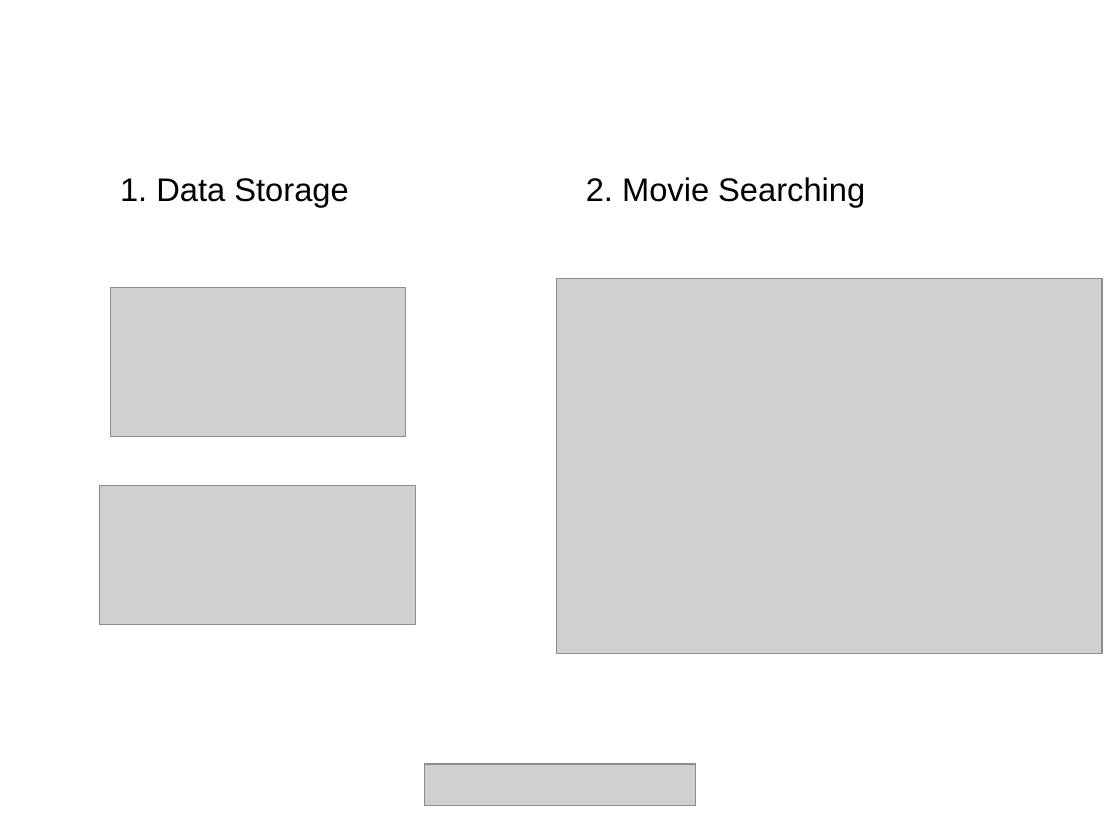
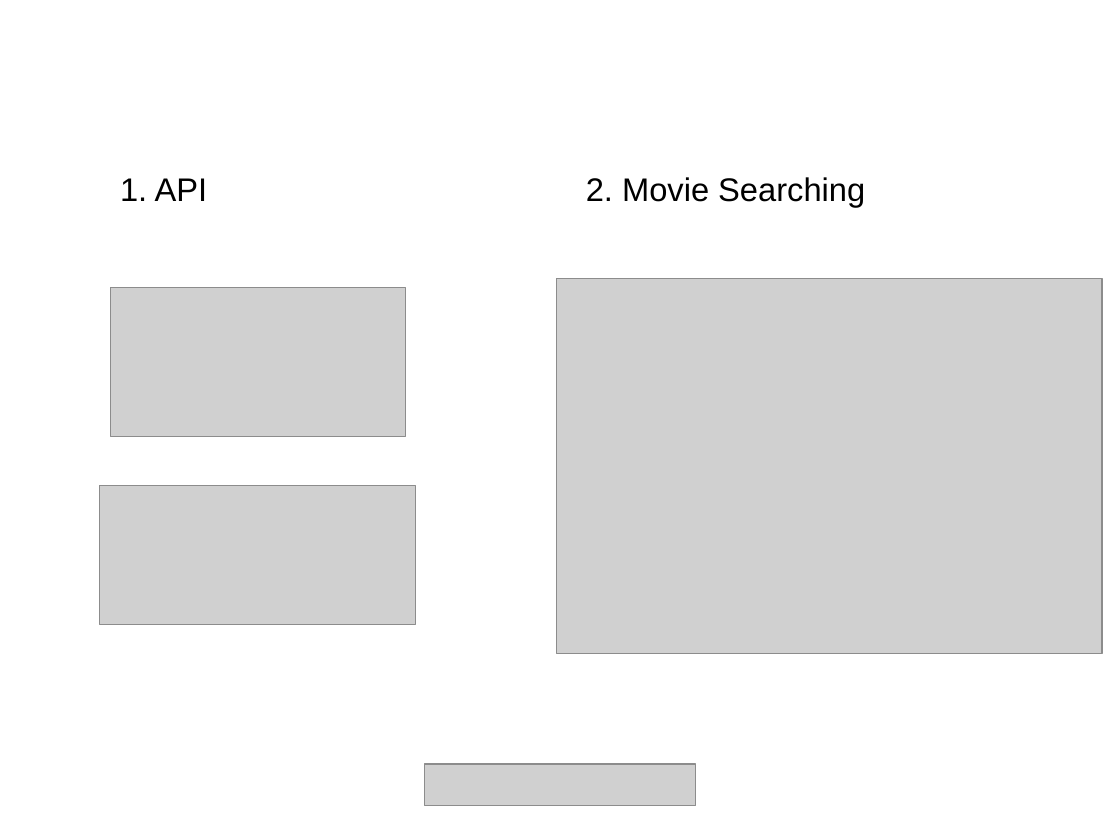
Before and after one commit to nJ3ahxac/seng2021_project, a slide deck: slide 2 of Deliverables/week8.ppt. Drawn at 1120x840 pixels with LibreOffice and Linux fonts; fonts in the diff are those of the drawing; grey boxes stand for pictures. Boxes give left, top, right and bottom in pixels: in the first picture for what was removed or moved away, otherwise in the second. Text is boxed around its words. In the diff, an @@ line names an element or a change of style, - is before the commit and + after.

Commit message:
add api

```diff
--- a/Deliverables/week8.ppt
+++ b/Deliverables/week8.ppt
@@ text at [120, 178, 208, 201]: text changed @@
-1. Data Storage
+1. API
```
